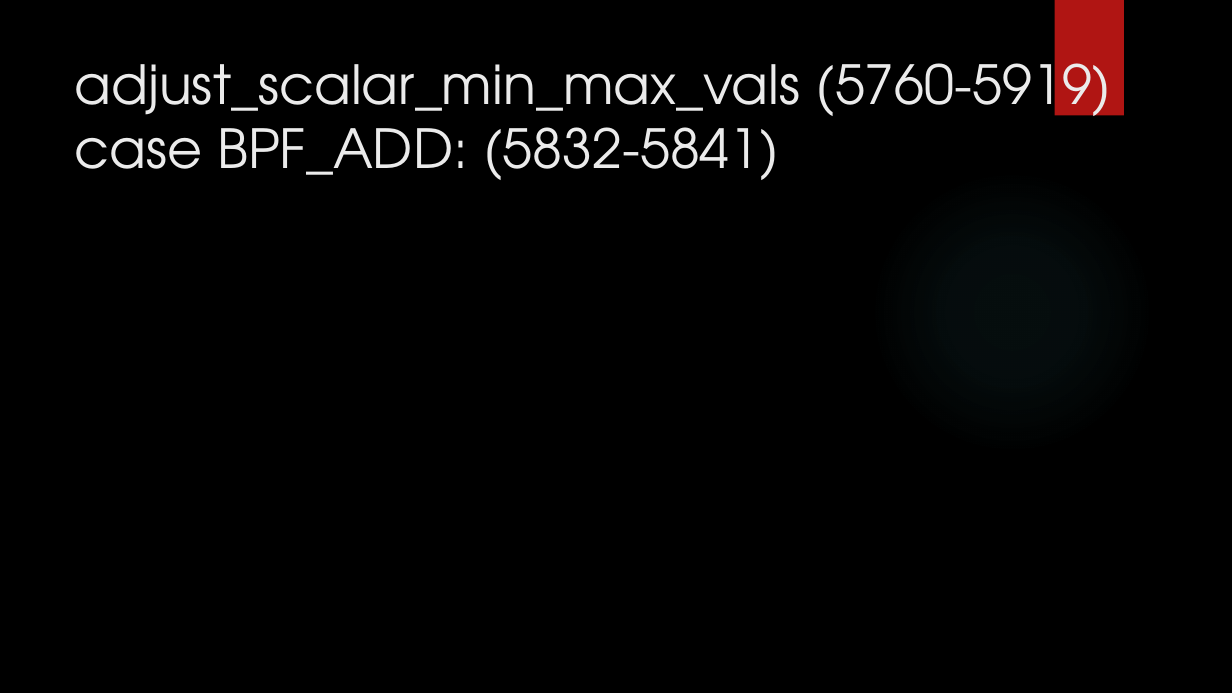
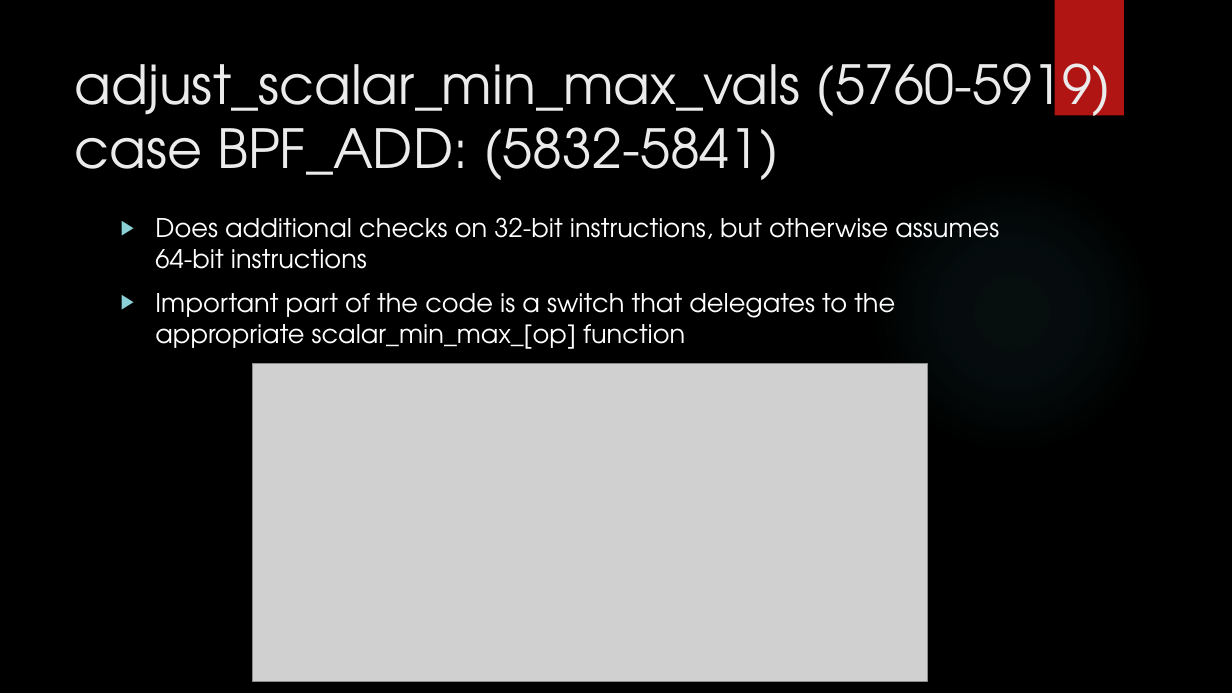
Before and after one commit to JoshCoop1089/eBPF_Verification_Project, a slide deck: slide 7 of Sammy Code Tests/Deliverables/July 20th Tracking BPF_ADD.pptx. Drawn at 1232x693 pixels with LibreOffice and Linux fonts; fonts in the diff are those of the drawing; grey boxes stand for pictures; background and template pictures are left out. Boxes give left, top, right and bottom in pixels: in the first picture for what was removed or moved away, otherwise in the second. Text is boxed around its words. In the diff, an @@ line names an element or a change of style, - is before the commit and + after.

Commit message:
Final version of presentation.

```diff
--- a/Sammy Code Tests/Deliverables/July 20th Tracking BPF_ADD.pptx
+++ b/Sammy Code Tests/Deliverables/July 20th Tracking BPF_ADD.pptx
@@ text added at (155, 217, 999, 349), 20 pt, text #FFFFFF @@
+▶ Does additional checks on 32-bit instructions, but otherwise assumes 64-bit instructions
+▶ Important part of the code is a switch that delegates to the appropriate scalar_min_max_[op] function
@@ picture added at (252, 363, 928, 682) @@
```
Also in this commit, not shown: 3 other slides changed, 1 slide added.
